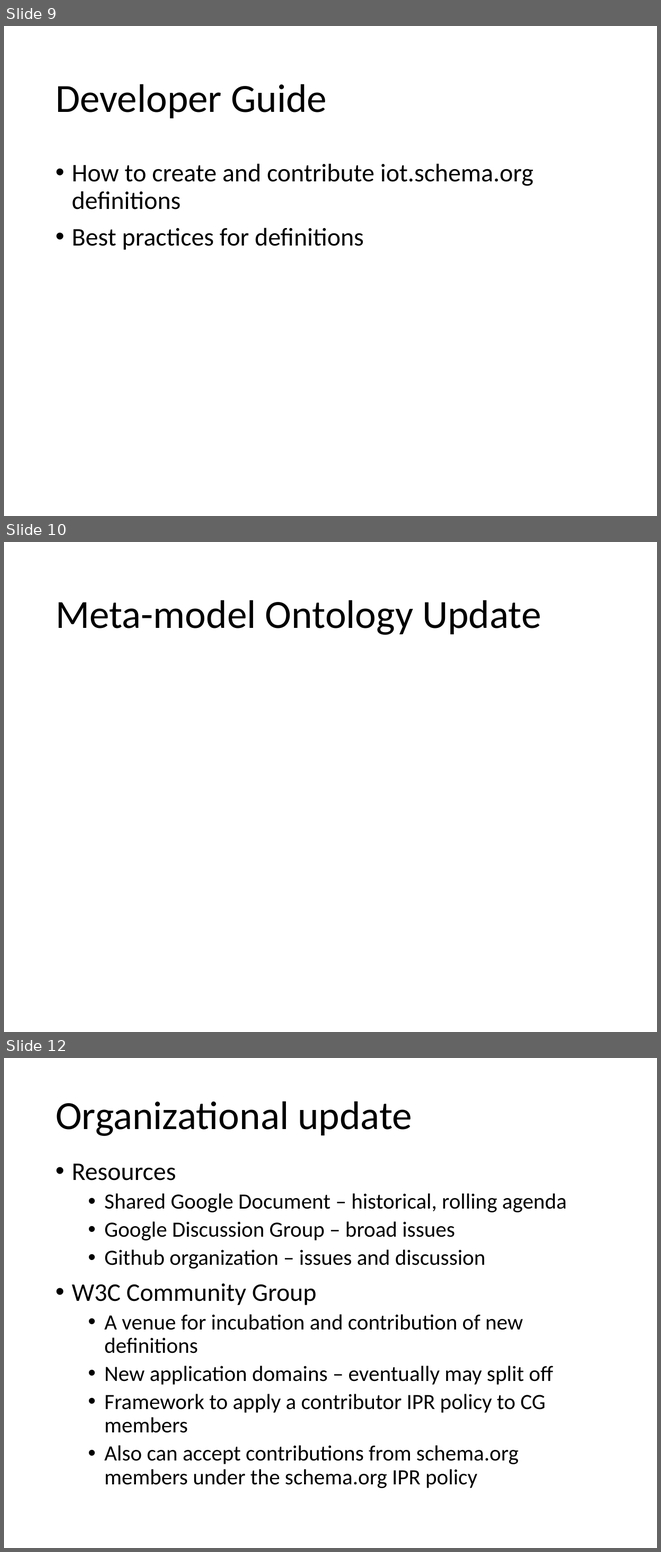
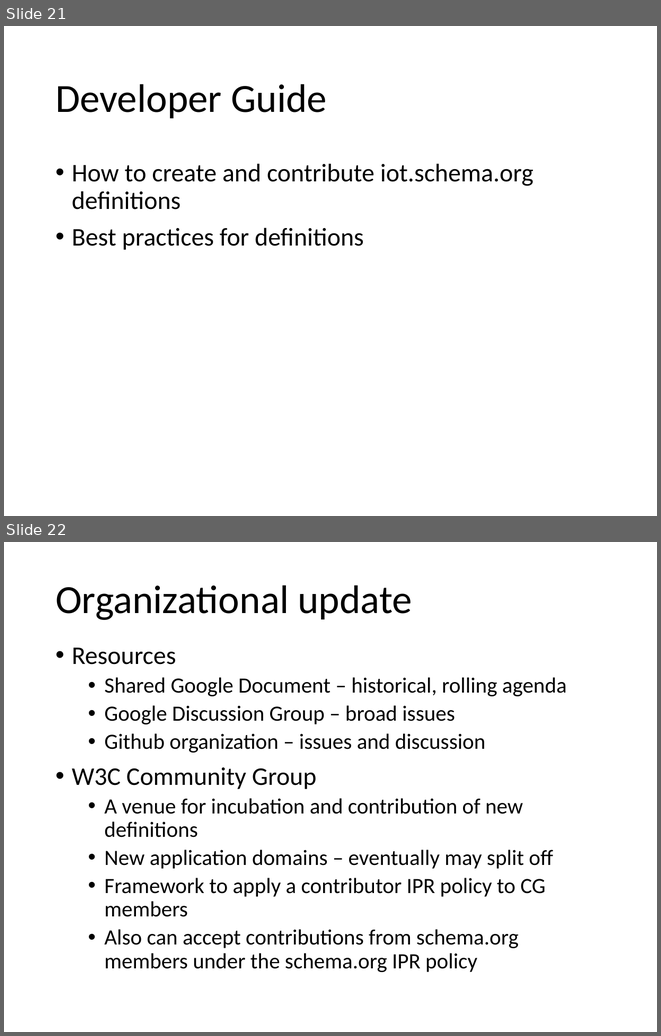
Before and after one commit to iot-schema-collab/teleconferences, a slide deck: iotschema-17may20218.pptx. Shown one above the other, each under a label of ours: slides 9, 10 and 12 before the commit, slides 21 and 22 after it; the slides between them are not shown. The pictures are 661x1552 and 661x1036 pixels, drawn with LibreOffice and Linux fonts; fonts in the diff are those of the drawing. Boxes give left, top, right and bottom in pixels: in the first picture for what was removed or moved away, otherwise in the second. Text is boxed around its words. In the diff, an @@ line names an element or a change of style, - is before the commit and + after.

```diff
--- a/iotschema-17may20218.pptx
+++ b/iotschema-17may20218.pptx
@@ slide 10 removed at (4,542,657,1032), background #FFFFFF @@
@@ title removed at (55,600,541,635) @@
-Meta-model Ontology Update
@@ what was slide 9 is now slide 21 @@
@@ what was slide 12 is now slide 22 @@
```
Also in this commit, not shown: 2 slides changed, 11 slides added, 1 other file.
